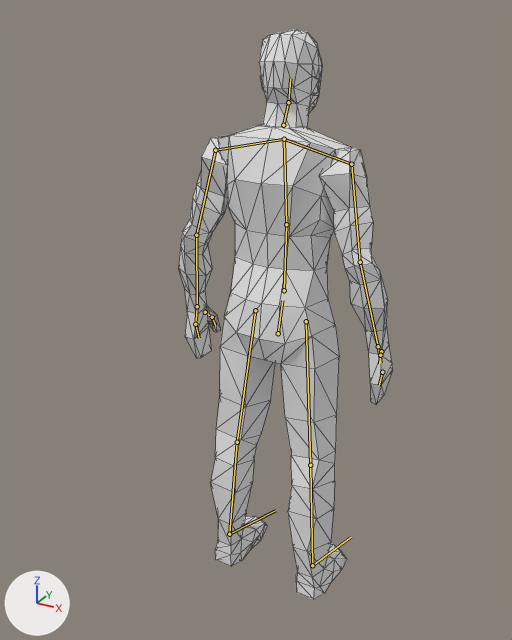
An edit to the glTF model assets/models/zombies/zombie_rig.glb, drawn before and after from the same camera.
Camera for both pictures: a 50 mm camera at (0.875, -1.723, 1.776) aimed at (-0.061, -0.022, 0.925). Arrows for +X, +Y and +Z are at lower left; the lights stay in place. The first picture is the older version. The bones that change, and the others that lie on the model, are drawn over the model as lines. Mesh edges are drawn as thin lines.

Objects in the first picture: 'Cuerpo'.
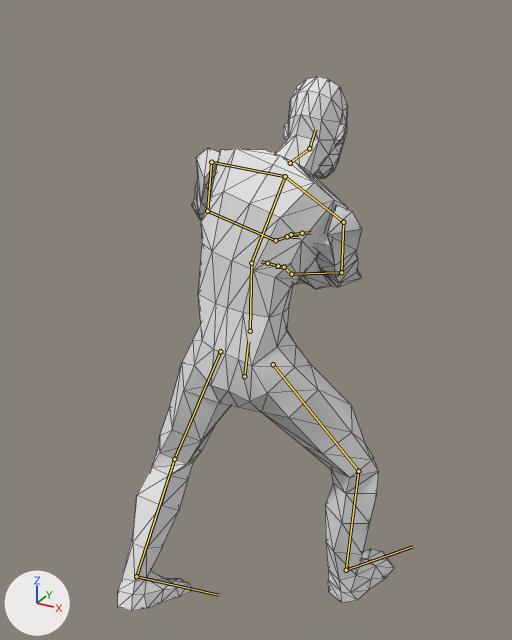
The newer file adds an action. The first version stands in its rest pose; the second is drawn at frame 0 of the action 'stumble_left'.

The change in detail:
Bone 'pelvis' (bone_pelvis) moves from (0.0, 0.0, 0.0) to (0.012, -0.106, -0.165).
Bone 'chest' (bone_chest) turns from (0, 0, 0) to (21, -4, 15) degrees about its own x, y and z.
Bone 'neck' (bone_neck) turns from (0, 0, 0) to (-4, -33, 25) degrees about its own x, y and z.
Bone 'head' (bone_head) turns from (0, 0, 0) to (-4, 30, -36) degrees about its own x, y and z.
Bone 'upper_arm_left' (bone_upper_arm_left) turns from (0, 0, 0) to (74, 25, 61) degrees about its own x, y and z.
Bone 'forearm_left' (bone_forearm_left) turns from (0, 0, 0) to (32, -18, 14) degrees about its own x, y and z.
Bone 'hand_left' (bone_hand_left) turns from (0, 0, 0) to (3, -16, 33) degrees about its own x, y and z.
Bone 'upper_arm_right' (bone_upper_arm_right) turns from (0, 0, 0) to (103, -24, -85) degrees about its own x, y and z.
Bone 'forearm_right' (bone_forearm_right) turns from (0, 0, 0) to (20, 4, -12) degrees about its own x, y and z.
Bone 'hand_right' (bone_hand_right) turns from (0, 0, 0) to (8, 4, -20) degrees about its own x, y and z.
Bone 'thigh_left' (bone_thigh_left) turns from (0, 0, 0) to (-5, -25, -15) degrees about its own x, y and z.
Bone 'shin.L' (bone_shin_l) turns from (0, 0, 0) to (46, 21, 21) degrees about its own x, y and z.
Bone 'foot_left' (bone_foot_left) turns from (0, 0, 0) to (-11, -7, 24) degrees about its own x, y and z.
Bone 'thigh_right' (bone_thigh_right) turns from (0, 0, 0) to (-29, 28, 9) degrees about its own x, y and z.
Bone 'shin.R' (bone_shin_r) turns from (0, 0, 0) to (37, 16, -7) degrees about its own x, y and z.
Bone 'foot_right' (bone_foot_right) turns from (0, 0, 0) to (-4, -15, -14) degrees about its own x, y and z.

Pixel boxes [x1, y1, x2, y2] of what changed, in the pictures (512 x 640 px):
'Cuerpo', posed (28% wider, 6% shorter): before [178, 29, 393, 599]; after [118, 77, 394, 611]
bone 'pelvis', root to tip: before (278, 333) to (282, 300); after (244, 376) to (248, 342)
bone 'chest', root to tip: before (286, 224) to (284, 139); after (251, 263) to (285, 176)
bone 'neck', root to tip: before (283, 125) to (288, 102); after (290, 163) to (309, 148)
bone 'head', root to tip: before (288, 102) to (290, 78); after (309, 148) to (315, 129)
bone 'upper_arm_left', root to tip: before (215, 150) to (196, 235); after (211, 162) to (207, 211)
bone 'forearm_left', root to tip: before (196, 235) to (197, 306); after (207, 211) to (275, 240)
bone 'hand_left', root to tip: before (197, 306) to (196, 320); after (275, 240) to (284, 237)
bone 'upper_arm_right', root to tip: before (351, 164) to (360, 262); after (343, 222) to (341, 272)
bone 'forearm_right', root to tip: before (360, 262) to (378, 346); after (341, 272) to (291, 274)
bone 'hand_right', root to tip: before (378, 346) to (381, 363); after (291, 274) to (286, 269)
bone 'thigh_left', root to tip: before (255, 310) to (237, 442); after (220, 351) to (174, 459)
bone 'shin.L', root to tip: before (237, 442) to (229, 534); after (174, 459) to (136, 576)
bone 'foot_left', root to tip: before (229, 534) to (275, 510); after (136, 576) to (218, 595)
bone 'thigh_right', root to tip: before (306, 321) to (310, 465); after (273, 364) to (358, 471)
bone 'shin.R', root to tip: before (310, 465) to (312, 565); after (358, 471) to (346, 570)
bone 'foot_right', root to tip: before (312, 565) to (351, 537); after (346, 570) to (413, 546)
